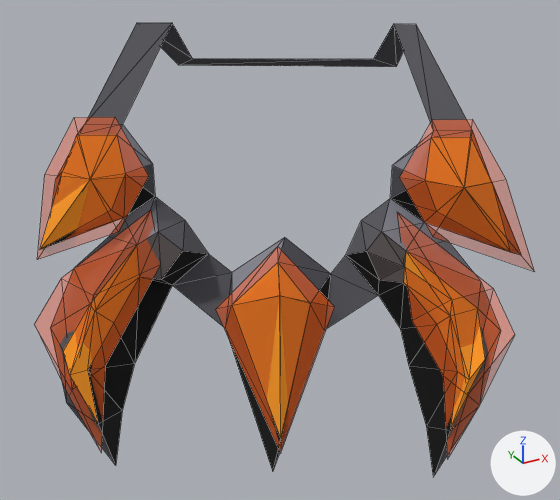
The glTF model models/player_necklace_of_anguish__or_.glb as it was, and as the next commit left it.
Camera for both pictures: a 50 mm camera at (-16.2, -28.3, 165.7) aimed at (6.7, 13.2, 144.9). Arrows for +X, +Y and +Z are at lower right; the lights stay in place. Both versions are drawn at full value of the shape key '71' of 'Mesh_0'; the numbers are the values there. Mesh edges are drawn as thin lines. Vertices at the same position are counted once.
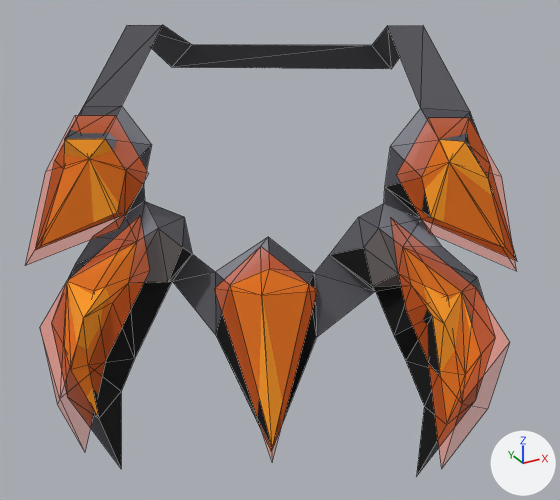
The edits, one by one:
me_mesh_0 is used by ob_mesh_0; location (5.27, 1.03, 63.2); scale (102.0, 102.0, 102.0).
me_mesh_0 had 129 vertices, 174 faces and spanned x -0.147..0.167, y -0.027..0.297, z 0.706..0.942.
me_mesh_0 now has 129 vertices, 174 faces and spans x -0.137..0.167, y -0.042..0.282, z 0.706..0.942.
me_mesh_0 part 1: 129 of 129 vertices moved; they spanned x -0.147..0.167, y -0.027..0.297, z 0.706..0.942 and now span x -0.137..0.167, y -0.042..0.282, z 0.706..0.942; mean shift (0.006, -0.008, 0.002); largest move (-0.147, 0.111, 0.795) -> (-0.137, 0.095, 0.795).
Object 'Mesh_0' (ob_mesh_0) moves from (5.27, 1.03, 63.2) to (4.48, 2.1, 63.1).

Pixel boxes [x1, y1, x2, y2] of what changed, in the pictures (560 x 500 px):
'Mesh_0', reshaped, moved, rescaled: before [40, 23, 521, 477]; after [35, 25, 517, 477]
